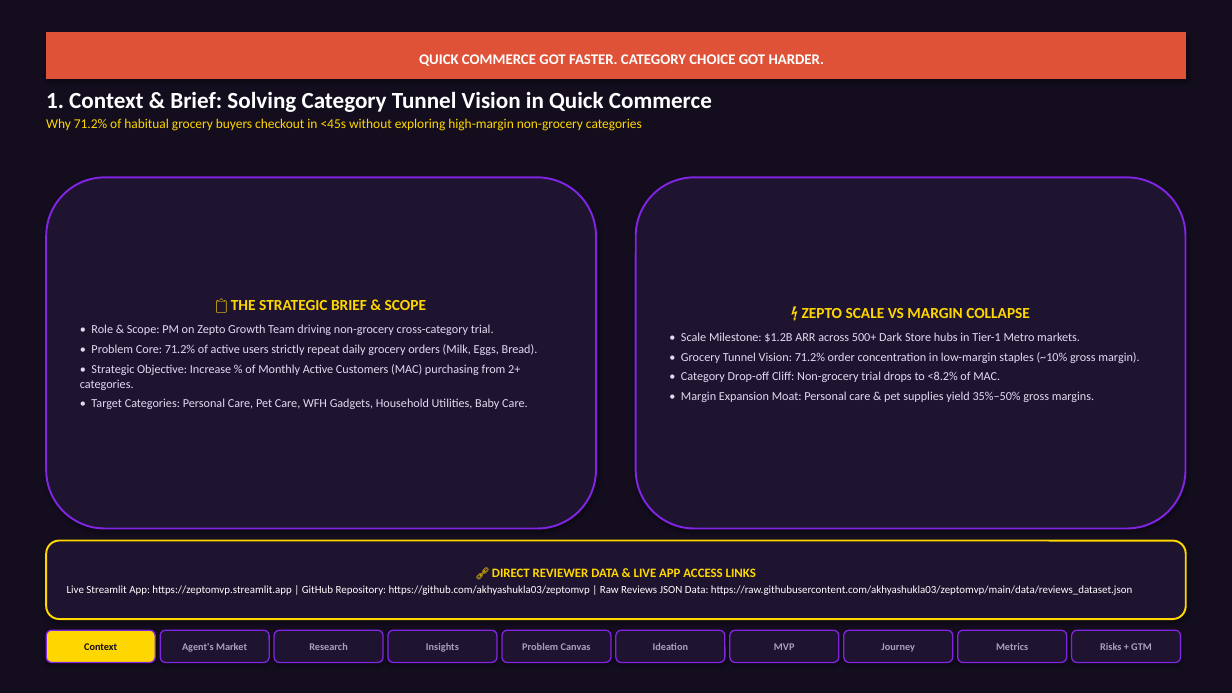
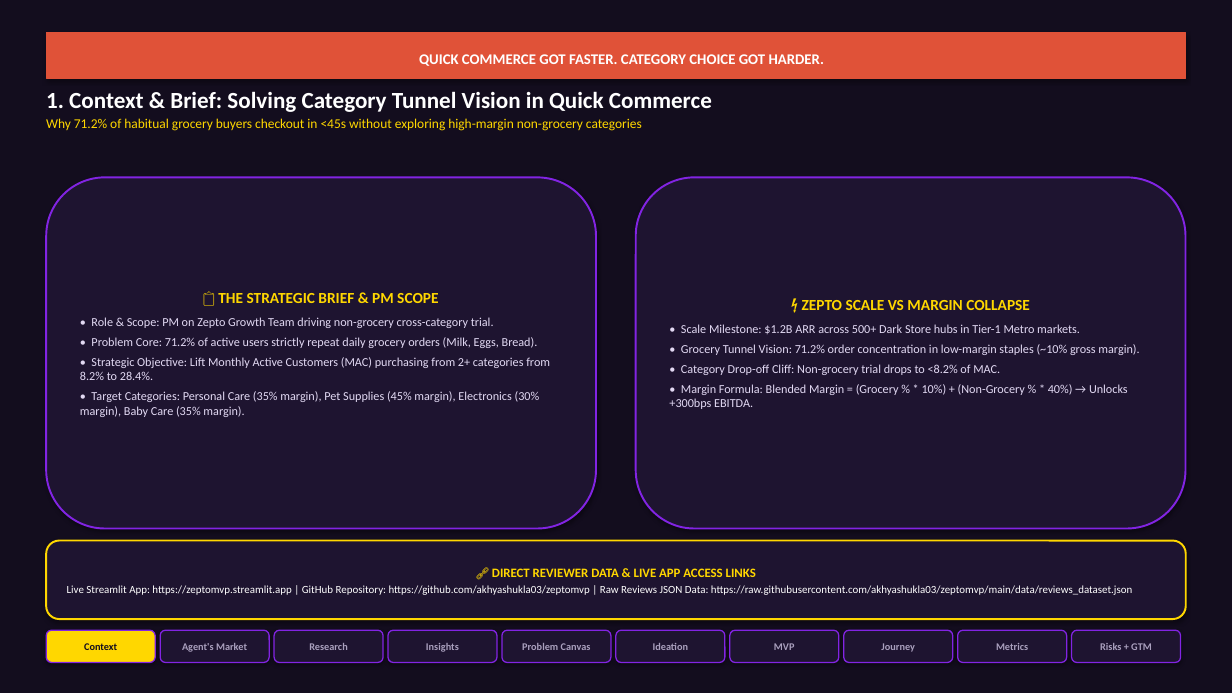
Before and after one commit to akhyashukla03/zeptomvp, a slide deck: slide 1 of Zepto_Growth_PM_Graduation_Project.pptx. Drawn at 1232x693 pixels with LibreOffice and Linux fonts; fonts in the diff are those of the drawing. Boxes give left, top, right and bottom in pixels: in the first picture for what was removed or moved away, otherwise in the second. Text is boxed around its words. In the diff, an @@ line names an element or a change of style, - is before the commit and + after.

Commit message:
Final Senior PM Audit: Add margin formula and reviewer dataset access links to PPT

```diff
--- a/Zepto_Growth_PM_Graduation_Project.pptx
+++ b/Zepto_Growth_PM_Graduation_Project.pptx
@@ text in rounded rectangle at <box>218,293,438,303</box>: text changed @@
-📋 THE STRATEGIC BRIEF & SCOPE
+📋 THE STRATEGIC BRIEF & PM SCOPE
@@ text in rounded rectangle at <box>80,357,550,417</box>: text changed @@
-• Strategic Objective: Increase % of Monthly Active Customers (MAC) purchasing from 2+ categories.
-• Target Categories: Personal Care, Pet Care, WFH Gadgets, Household Utilities, Baby Care.
+• Strategic Objective: Lift Monthly Active Customers (MAC) purchasing from 2+ categories from 8.2% to 28.4%.
+• Target Categories: Personal Care (35% margin), Pet Supplies (45% margin), Electronics (30% margin), Baby Care (35% margin).
@@ text in rounded rectangle at <box>669,384,1128,409</box>: text changed @@
-• Margin Expansion Moat: Personal care & pet supplies yield 35%–50% gross margins.
+• Margin Formula: Blended Margin = (Grocery % * 10%) + (Non-Grocery % * 40%) → Unlocks +300bps EBITDA.
```
Also in this commit, not shown: 2 other files.
